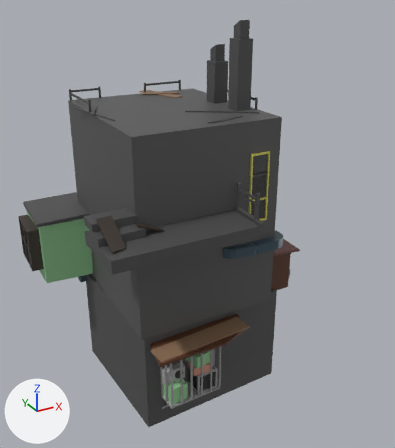
Two versions of the FBX model Content/Meshes/Foreground/Batiment3.fbx, one commit apart.
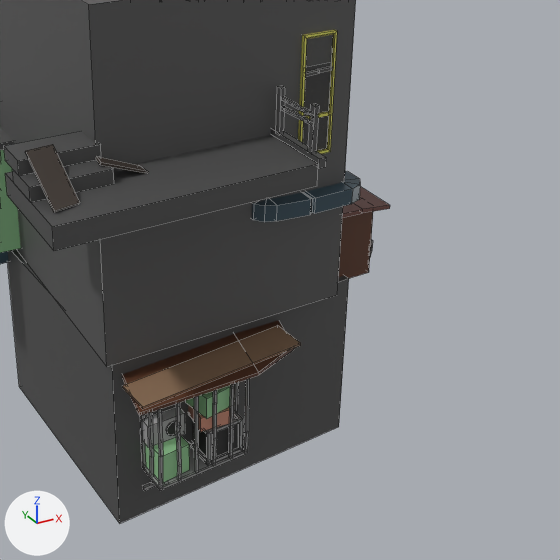
Each version is shown whole from a 50 mm lens placed at (-13.9, -25.6, 22.6), pointed at (0.6, 0.7, 9.4), then close up on the part from 21% to 100% of the width and 30% to 100% of the height. The axes (+X, +Y, +Z) are drawn at lower left. The lights are the same throughout. The close-ups show mesh edges as thin lines. Where no turn or scale is listed for an object, it has been applied to the vertices. Vertices at the same position are counted once.
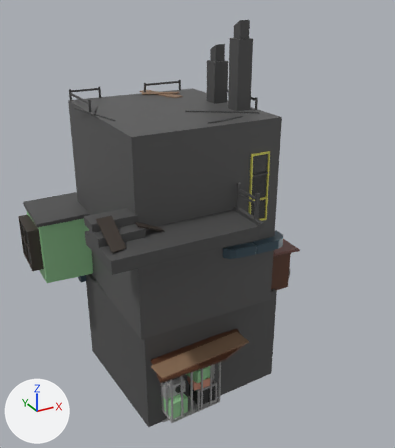
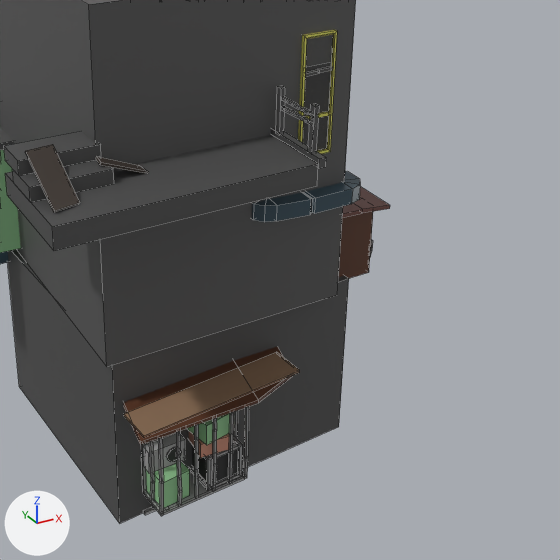
Where the change shows, as pixel boxes [x1, y1, x2, y2] in the close-ups (560 x 560 px; the box of a moved part takes in the faces that stretch with it):
part 1 of me_cube_087, moved or reshaped: before [140, 379, 249, 491]; after [141, 406, 249, 516]
part 2 of me_cube_087, moved or reshaped: before [143, 484, 156, 491]; after [144, 508, 156, 515]
part 3 of me_cube_087, moved or reshaped: before [148, 412, 154, 477]; after [149, 441, 155, 502]
part 4 of me_cube_087, moved or reshaped: before [234, 383, 238, 412]; after [233, 410, 238, 438]
part 5 of me_cube_087, moved or reshaped: before [176, 402, 182, 481]; after [176, 431, 182, 506]
part 6 of me_cube_087, moved or reshaped: before [194, 396, 199, 473]; after [194, 425, 199, 498]
part 7 of me_cube_087, moved or reshaped: before [212, 390, 217, 466]; after [212, 418, 217, 491]
part 8 of me_cube_087, moved or reshaped: before [229, 384, 234, 459]; after [228, 412, 234, 484]
part 9 of me_cube_087, moved or reshaped: before [145, 436, 190, 483]; after [146, 462, 190, 508]
part 10 of me_cube_087, moved or reshaped: before [188, 405, 230, 432]; after [189, 431, 229, 458]
part 11 of me_cube_087, moved or reshaped: before [192, 416, 238, 460]; after [192, 441, 238, 485]
part 12 of me_cube_087, moved or reshaped: before [190, 410, 243, 466]; after [190, 435, 242, 491]
part 13 of me_cube_087, moved or reshaped: before [143, 408, 185, 448]; after [143, 434, 185, 474]
part 14 of me_cube_087, moved or reshaped: before [166, 421, 181, 436]; after [167, 448, 182, 462]
part 15 of me_cube_087, moved or reshaped: before [186, 385, 230, 419]; after [186, 413, 230, 445]
part 16 of me_cube_087, moved or reshaped: before [122, 320, 294, 416]; after [123, 346, 293, 445]
part 17 of me_cube_087, moved or reshaped: before [122, 326, 301, 409]; after [124, 352, 300, 437]

What the commit changed:
me_cube_087 has 2055 vertices, 1447 faces and spans x -7.3..17.1, y -6.4..7.3, z 0.0..20.4.
me_cube_087 is used by ob_cube_010; location (-1.57, -0.53, 0.62).
me_cube_087 part 1: the loose piece of 92 vertices spanning x -2.8..0.3, y -5.0..-3.7, z 1.7..5.2 is moved by (0.0, 0.0, -1.0).
me_cube_087 part 2: the loose piece of 8 vertices spanning x -2.8..0.2, y -3.9..-3.7, z 0.9..1.0 is moved by (0.0, 0.0, -1.0).
me_cube_087 part 3: the loose piece of 12 vertices spanning x -2.8..-2.7, y -4.4..-4.3, z 1.8..5.1 is moved by (0.0, 0.0, -1.0).
me_cube_087 part 4: the loose piece of 12 vertices spanning x 0.1..0.2, y -4.3..-4.2, z 1.8..5.1 is moved by (0.0, 0.0, -1.0).
me_cube_087 part 5: the loose piece of 16 vertices spanning x -2.2..-2.0, y -4.9..-4.8, z 1.8..5.1 is moved by (0.0, 0.0, -1.0).
me_cube_087 part 6: the loose piece of 12 vertices spanning x -1.6..-1.5, y -4.9..-4.8, z 1.8..5.1 is moved by (0.0, 0.0, -1.0).
me_cube_087 part 7: the loose piece of 16 vertices spanning x -1.0..-0.8, y -4.9..-4.8, z 1.8..5.1 is moved by (0.0, 0.0, -1.0).
me_cube_087 part 8: the loose piece of 16 vertices spanning x -0.4..-0.3, y -4.9..-4.8, z 1.8..5.1 is moved by (0.0, 0.0, -1.0).
me_cube_087 part 9: the loose piece of 8 vertices spanning x -2.8..-1.7, y -4.8..-3.7, z 1.8..2.8 is moved by (0.0, 0.0, -1.0).
me_cube_087 part 10: the loose piece of 8 vertices spanning x -1.3..-0.2, y -4.8..-3.7, z 3.1..3.6 is moved by (0.0, 0.0, -1.0).
me_cube_087 part 11: the loose piece of 8 vertices spanning x -1.1..0.0, y -4.7..-3.6, z 1.9..3.0 is moved by (0.0, 0.0, -1.0).
me_cube_087 part 12: the loose piece of 39 vertices spanning x -1.2..0.1, y -4.8..-3.5, z 1.8..3.0 is moved by (0.0, 0.0, -1.0).
me_cube_087 part 13: the loose piece of 8 vertices spanning x -2.8..-1.6, y -4.3..-3.9, z 2.8..3.5 is moved by (0.0, 0.0, -1.0).
me_cube_087 part 14: the loose piece of 24 vertices spanning x -2.2..-1.7, y -4.3..-4.2, z 2.9..3.4 is moved by (0.0, 0.0, -1.0).
me_cube_087 part 15: the loose piece of 8 vertices spanning x -1.3..-0.2, y -4.8..-3.7, z 3.6..4.3 is moved by (0.0, 0.0, -1.0).
me_cube_087 part 16: the loose piece of 12 vertices spanning x -3.7..2.1, y -5.6..-3.5, z 5.1..5.3 is moved by (0.0, 0.0, -1.0).
me_cube_087 part 17: the loose piece of 8 vertices spanning x -3.6..1.9, y -5.5..-4.0, z 5.3..5.4 is moved by (0.0, 0.0, -1.0).
